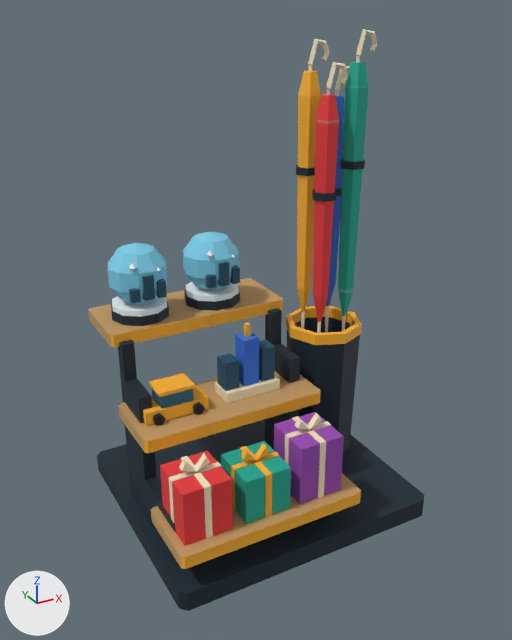
What one commit did to the FBX model art/equipment/MerchRack/MerchRack.fbx.
One viewpoint serves both versions: a 50 mm camera at (-0.429, -0.786, 0.677) aimed at (-0.005, -0.015, 0.291). Arrows for +X, +Y and +Z are at lower left; the lights stay in place. The picture after the commit comes second. Objects named as collision shapes, trigger or cutter boxes, shadow casters or lower levels of detail are left out. Where no turn or scale is listed for an object, it has been applied to the vertices.

Script lines for the objects in view, before the commit:
```python
me_merchrack_mesh_006 = bpy.data.meshes.new('MerchRack_Mesh.006')
me_merchrack_mesh_006.from_pydata(...)  # 866 vertices, 1476 faces; spans x -0.194..0.194, y -0.172..0.172, z 0.0..0.653
me_merchrack_mesh_006.materials.append(mat_m_merchrack)  # picture img_t_merchrack_basecolor_png
ob_merchrack_body = bpy.data.objects.new('MerchRack_Body', me_merchrack_mesh_006)
ob_merchrack_body.location = (0.0, 0.0, 0.0)
```
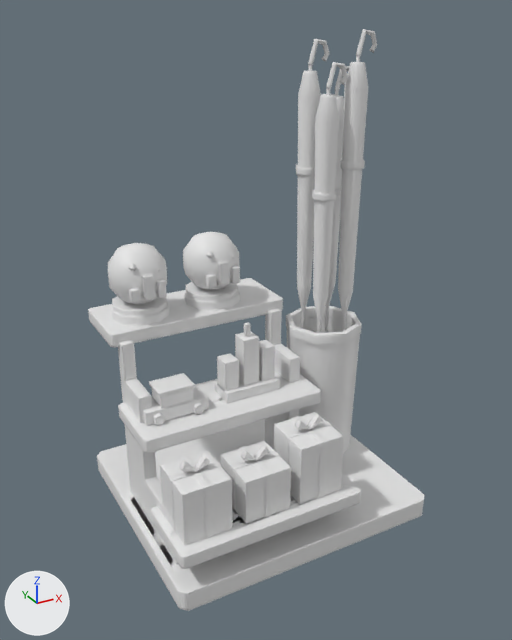
Location of each change, (x1, y1, x2, y2) in pixels of the pictures (512 x 640 px):
'MerchRack_Body', recoloured (lighter)
    both: (88, 29, 424, 611)

The change, as a list of edits to the scene's bpy script:
```text
Add img_t_merchrack_n_png:
    img_t_merchrack_n_png = load_image('T_MerchRack_N.png', 'T_MerchRack_N.png', 512, 512, 'Non-Color')
Add mat_merchrack_gamelook:
    mat_merchrack_gamelook = bpy.data.materials.new('MerchRack_GameLook')
    mat_merchrack_gamelook.use_nodes = True; mat_merchrack_gamelook.node_tree.nodes.clear()
    _N = mat_merchrack_gamelook.node_tree.nodes; _L = mat_merchrack_gamelook.node_tree.links
    n0 = _N.new('ShaderNodeBsdfPrincipled'); n0.name = 'Principled BSDF'
    n1 = _N.new('ShaderNodeOutputMaterial'); n1.name = 'Material Output'
    n2 = _N.new('ShaderNodeTexImage'); n2.name = 'Image Texture'
    n2.image = img_t_merchrack_n_png
    n3 = _N.new('ShaderNodeNormalMap'); n3.name = 'Normal Map'
    _L.new(n2.outputs[0], n3.inputs[1])  # 'Color' to 'Color'
    _L.new(n3.outputs[0], n0.inputs[5])  # 'Normal' to 'Normal'
    _L.new(n0.outputs[0], n1.inputs[0])  # 'BSDF' to 'Surface'
Change me_merchrack_mesh_006:
    where me_merchrack_mesh_006.from_pydata(...)  # 866 vertices, 1476 faces; spans x -0.194..0.194, y -0.172..0.172, z 0.0..0.653
    remove me_merchrack_mesh_006.materials.append(mat_m_merchrack)  # picture img_t_merchrack_basecolor_png
    add me_merchrack_mesh_006.materials.append(mat_merchrack_gamelook)
```
